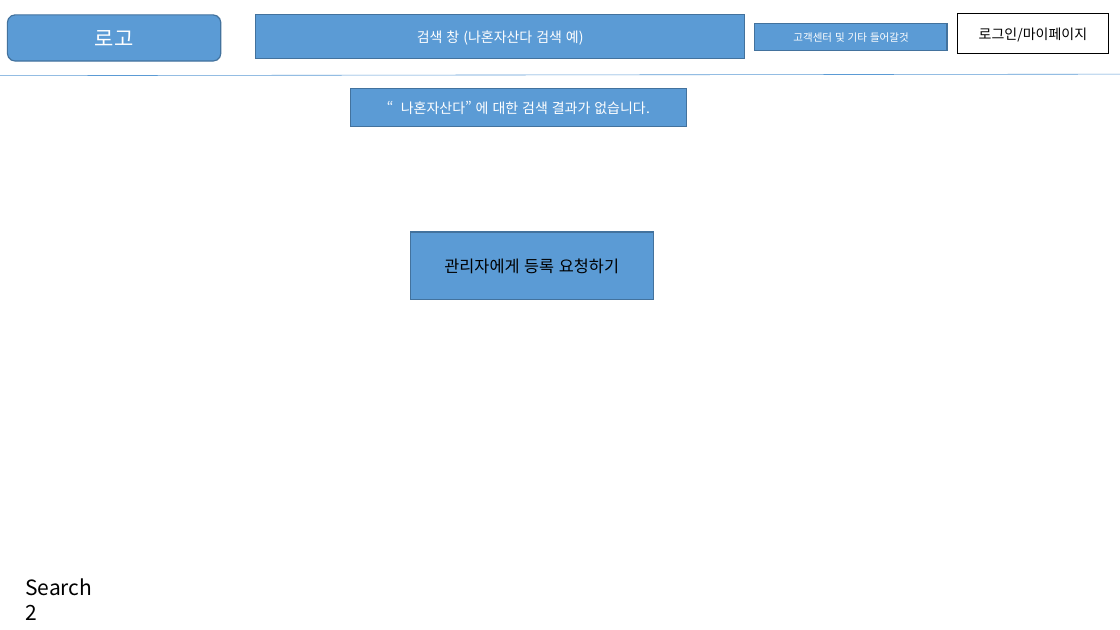
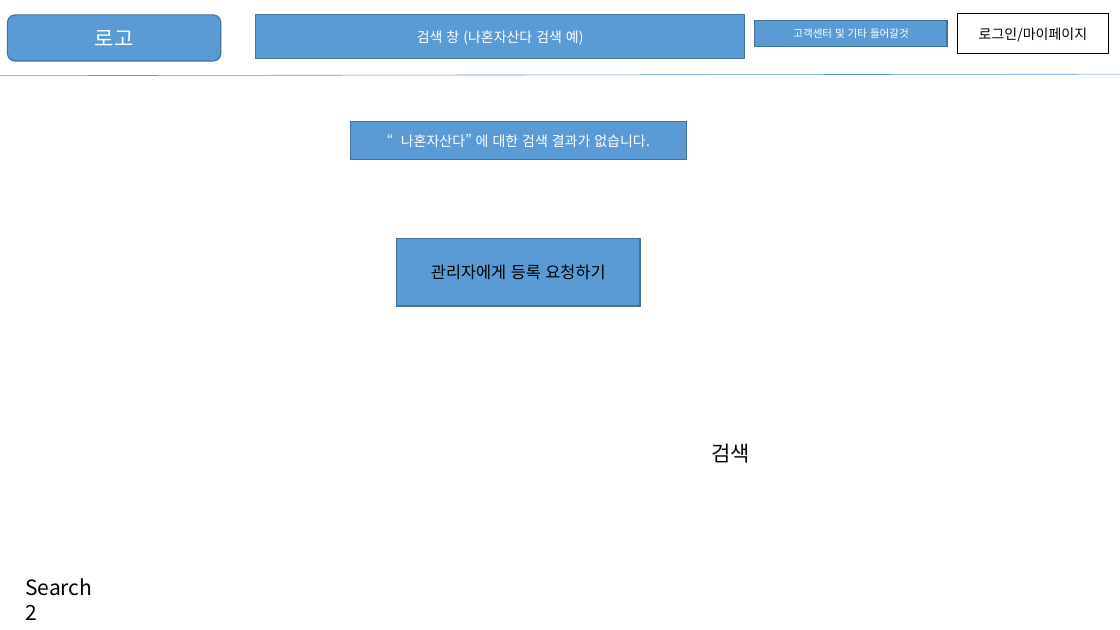
Before and after one commit to What-The-Pork/meeting-log, a slide deck: slide 8 of image/랭킹웹사이트 프로토타입.pptx. Drawn at 1120x630 pixels with LibreOffice and Linux fonts; fonts in the diff are those of the drawing. Boxes give left, top, right and bottom in pixels: in the first picture for what was removed or moved away, otherwise in the second. Text is boxed around its words. In the diff, an @@ line names an element or a change of style, - is before the commit and + after.

```diff
--- a/image/랭킹웹사이트 프로토타입.pptx
+++ b/image/랭킹웹사이트 프로토타입.pptx
@@ rectangle "고객센터 및 기타 들어갈것": place and size @@
-rectangle "고객센터 및 기타 들어갈것" at [755,24,948,50]
+rectangle "고객센터 및 기타 들어갈것" at [755,20,948,47]
@@ rectangle "“나혼자산다” 에 대한 검색 결과가 ...": place and size @@
-rectangle "“나혼자산다” 에 대한 검색 결과가 ..." at [350,89,687,127]
+rectangle "“나혼자산다” 에 대한 검색 결과가 ..." at [350,122,687,160]
@@ rectangle "관리자에게 등록 요청하기": place and size @@
-rectangle "관리자에게 등록 요청하기" at [410,232,653,300]
+rectangle "관리자에게 등록 요청하기" at [397,239,640,307]
@@ text added at [712,443,751,463], 18 pt, text #000000 @@
+검색
```
Also in this commit, not shown: 4 other slides changed, 2 slides added.
